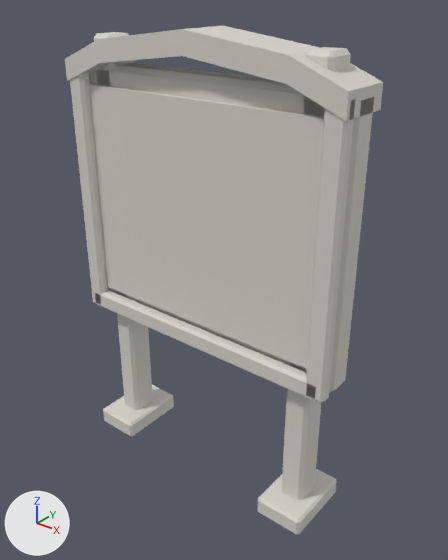
What one commit did to the glTF model assets/rooms/market_plaza/market_board.glb.
One viewpoint serves both versions: a 50 mm camera at (1.418, -1.679, 1.942) aimed at (0.051, 0.03, 0.883). Arrows for +X, +Y and +Z are at lower left; the lights stay in place. The picture after the commit comes second. Vertices at exactly the same position are counted once.

The first picture shows 'market_board'.
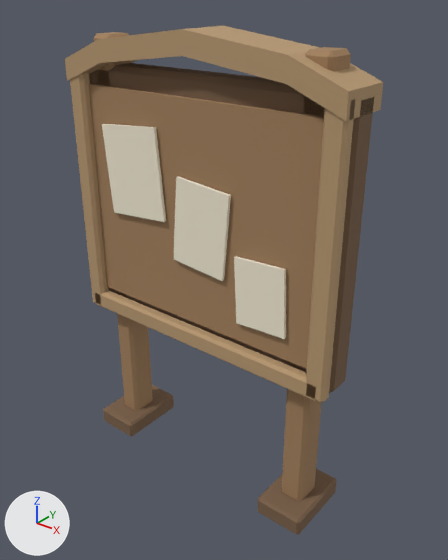
Where the change shows, as pixel boxes [x1, y1, x2, y2] in the pictures (448 x 560 px):
part 1 of me_market_board_mobile, added: after [234, 256, 286, 339]
part 2 of me_market_board_mobile, added: after [102, 124, 231, 281]
part 3 of me_market_board_mobile, recoloured (light grey to brown): [65, 26, 383, 534] in both

The edits, one by one:
me_market_board_mobile is used by ob_market_board; location (0.0, 0.0, 0.0).
me_market_board_mobile had 220 vertices, 400 faces and spanned x -0.6..0.6, y -0.15..0.15, z 0.0..1.8.
me_market_board_mobile now has 244 vertices, 436 faces and spans x -0.6..0.6, y -0.15..0.15, z 0.0..1.8.
me_market_board_mobile part 1: the loose piece of 8 vertices spanning x -0.52..0.52, y -0.08..-0.06, z 0.72..1.58 is copied, and the copy is scaled about its middle by (0.202, 0.48, 0.302), then moved by (0.31, -0.02, -0.21); it spans x 0.2..0.42, y -0.1..-0.09, z 0.8..1.08.
Part 2, on me_market_board_mobile:
16 vertices are added at x -0.44..0.17, y -0.1..-0.09, z 0.96..1.47.
24 new faces join them.
me_market_board_mobile part 3: 400 kept faces spanning x -0.6..0.6, y -0.15..0.15, z 0.0..1.8 get new vertex colours; the middle colour goes from light grey #d8d5cc to brown #a3815d.
